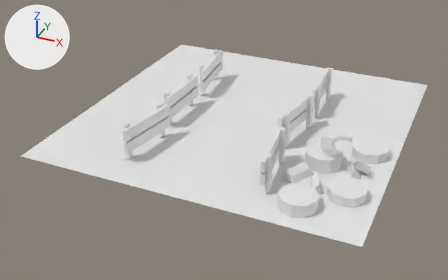
One commit to the Blender file chapter_06_portal_scene/portal.blend: the scene before it, then after it.
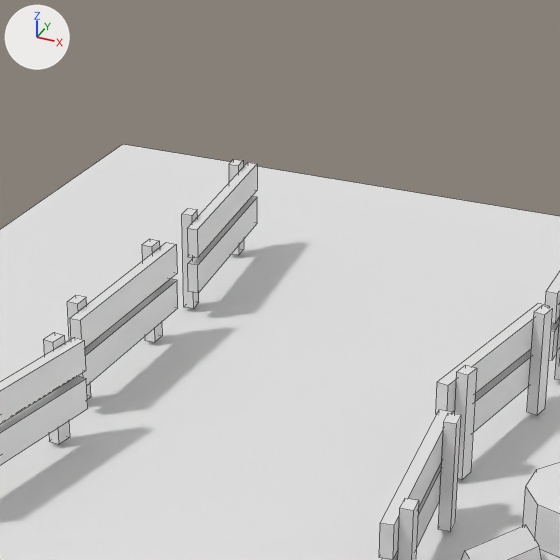
Old and new are each drawn whole from a camera (50 mm lens) standing at (2.69, -6.64, 3.67) and looking at (-0.1, -0.47, -0.13) and again close up on the part from 32% to 71% of the width and 0% to 62% of the height. Arrows for +X, +Y and +Z are at upper left; the lights stay in place. The close-ups show mesh edges as thin lines.

Script lines for the objects in view, before the commit:
```python
me_cube_005 = bpy.data.meshes.new('Cube.005')
me_cube_005.from_pydata(...)  # a box spanning x -0.05..0.05, y -1.11..-0.97, z 0.04..0.9; a box spanning x -0.05..0.05, y 0.1..0.24, z 0.04..0.9; a box spanning x -0.14..-0.05, y -1.22..0.37, z 0.58..0.84; a box spanning x -0.14..-0.05, y -1.22..0.37, z 0.26..0.51
me_cube_006 = bpy.data.meshes.new('Cube.006')
me_cube_006.from_pydata(...)  # a box spanning x -0.05..0.05, y -1.11..-0.97, z 0.04..0.9; a box spanning x -0.05..0.05, y 0.1..0.24, z 0.04..0.9; a box spanning x -0.14..-0.05, y -1.22..0.37, z 0.58..0.84; a box spanning x -0.14..-0.05, y -1.22..0.37, z 0.26..0.51
me_cylinder = bpy.data.meshes.new('Cylinder')
me_cylinder.from_pydata(...)  # a 10-sided cylinder along z spanning x -0.95..0.95, y -1.0..1.0, z 0.04..2.04
ob_cube_004 = bpy.data.objects.new('Cube.004', me_cube_005)
ob_cube_004.location = (-0.807, -0.51, 0.0)
ob_cube_004.rotation_euler = (0.0, 0.0, -3.155)  # degrees (0, 0, -181)
ob_cube_004.scale = (0.495, 0.495, 0.495)
ob_cube_005 = bpy.data.objects.new('Cube.005', me_cube_006)
ob_cube_005.location = (-0.807, -1.421, 0.0)
ob_cube_005.rotation_euler = (0.0, 0.0, -3.296)  # degrees (0, 0, -189)
ob_cube_005.scale = (0.495, 0.495, 0.495)
ob_cylinder = bpy.data.objects.new('Cylinder', me_cylinder)
ob_cylinder.location = (1.243, -0.719, -0.001)
ob_cylinder.scale = (0.208, 0.208, 0.0844)
# also in view: 'Cube' at (0.81, -1.2, 0.23); 'Plane' at (0.0, 0.0, 0.0); 'Cylinder.006' at (1.06, -1.1, 0.07); 'Cube.002' at (0.8, 0.66, 0.23); 'Cube.001' at (0.75, -0.24, 0.23)
```
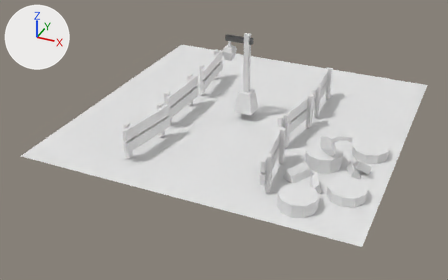
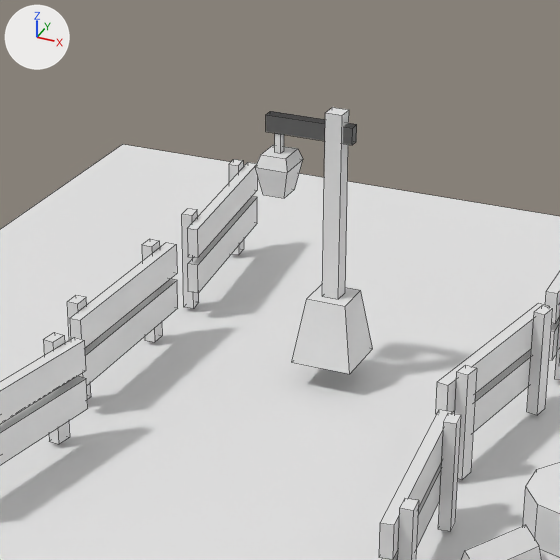
The change, as a diff of the scene's bpy script:
```diff
--- a/chapter_06_portal_scene/portal.blend.py
+++ b/chapter_06_portal_scene/portal.blend.py
@@ me_cube_010 @@
+me_cube_010.from_pydata(...)  # 12 vertices, 10 faces; spans x -1.98..1.98, y -2.25..2.25, z -0.42..4.45
@@ me_cube_009 @@
+me_cube_009.from_pydata(...)  # 44 vertices, 25 faces; spans x -8.4..2.1, y -1.0..1.0, z -1.0..21.2
@@ me_cube_008 @@
+me_cube_008.from_pydata([(-0.602, -0.602, -0.512), (-0.395, -0.395, 0.787), (-0.602, 0.602, -0.512), (-0.395, 0.395, 0.787), (0.602, -0.602, -0.512), (0.395, -0.395, 0.787), (0.602, 0.602, -0.512), (0.395, 0.395, 0.787)], [], [(0, 1, 3, 2), (2, 3, 7, 6), (6, 7, 5, 4), (4, 5, 1, 0), (2, 6, 4, 0), (7, 3, 1, 5)])
@@ ob_cube_010 @@
+ob_cube_010 = bpy.data.objects.new('Cube.010', me_cube_010)
+ob_cube_010.location = (-0.234, -0.002, 0.772)
+ob_cube_010.scale = (0.0336, 0.0336, 0.0336)
@@ ob_cube_009 @@
+ob_cube_009 = bpy.data.objects.new('Cube.009', me_cube_009)
+ob_cube_009.location = (0.0, 0.0, 0.403)
+ob_cube_009.scale = (0.0336, 0.0336, 0.0336)
@@ ob_cube_008 @@
+ob_cube_008 = bpy.data.objects.new('Cube.008', me_cube_008)
+ob_cube_008.location = (0.0, 0.0, 0.208)
+ob_cube_008.scale = (0.204, 0.204, 0.204)
```

Where the change shows, as pixel boxes [x1, y1, x2, y2] in the close-ups (560 x 560 px):
'Cube.009', added
    after: [266, 107, 357, 299]
'Cube.008', added
    after: [292, 283, 373, 374]
'Cube.010', added
    after: [255, 145, 303, 198]
